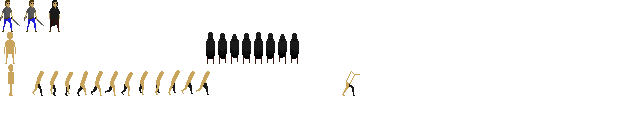
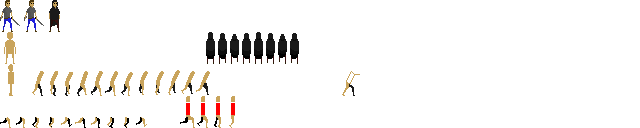
The second 640px x 128px image is a revision of the first. Changes to its layers:
painted on "walking around" over [0, 96, 235, 128]
